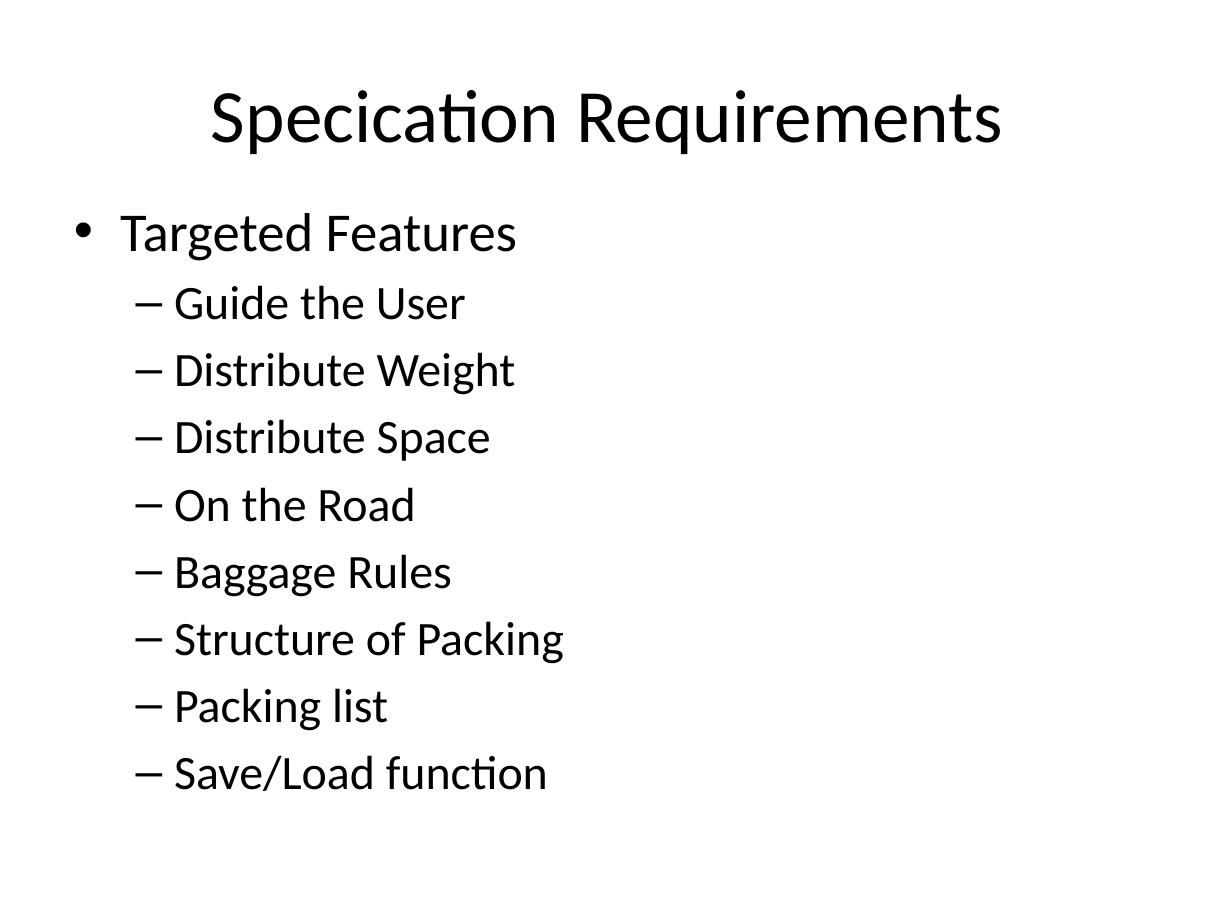
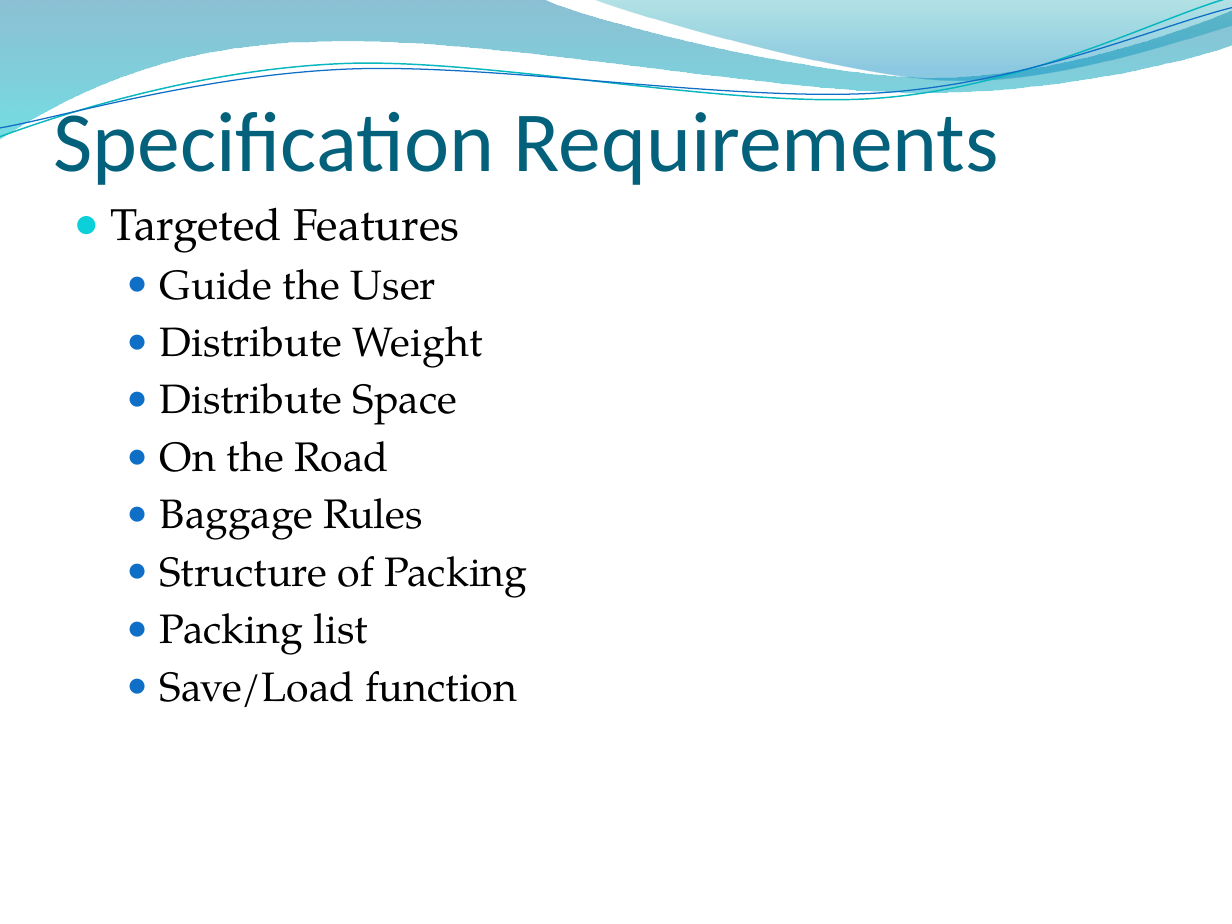
Before and after one commit to montelongoj/p2-b130-aau-2011, a slide deck: slide 9 of P2 project Bag Packer Program.pptx. Drawn at 1232x924 pixels with LibreOffice and Linux fonts; fonts in the diff are those of the drawing; background and template pictures are left out. Boxes give left, top, right and bottom in pixels: in the first picture for what was removed or moved away, otherwise in the second. Text is boxed around its words. In the diff, an @@ line names an element or a change of style, - is before the commit and + after.

```diff
--- a/P2 project Bag Packer Program.pptx
+++ b/P2 project Bag Packer Program.pptx
@@ freeform shape added at (x1=0, y1=0, x2=1232, y2=139), fill gradient #0074A1 to #00C6CF @@
@@ freeform shape added at (x1=0, y1=0, x2=1232, y2=144), outline #0AB8BF 0.85 pt @@
@@ freeform shape added at (x1=0, y1=8, x2=1232, y2=137), outline #0F6FC6 0.75 pt @@
@@ freeform shape added at (x1=590, y1=0, x2=1232, y2=85), fill gradient #00A1A9 to #008BBF @@
@@ title "Specification Requirements" at (x1=53, y1=100, x2=999, y2=185): vertical alignment middle to bottom @@
@@ title at (x1=53, y1=100, x2=999, y2=185): text changed; size 44 to 50 pt; text colour #000000 to #04617B @@
-Specication Requirements
+Specification Requirements
@@ text "Targeted Features" at (x1=111, y1=207, x2=527, y2=707): size 32 to 26 pt in "Targeted Features"; font Calibri to TeX Gyre Pagella; size 28 to 24 pt in "Guide the User", "Distribute Weight", "Distribute Space", "On the Road" and 4 more places; bullet • to ●; less space between paragraphs; bullet – to ● @@
```
Also in this commit, not shown: 18 other slides changed.
